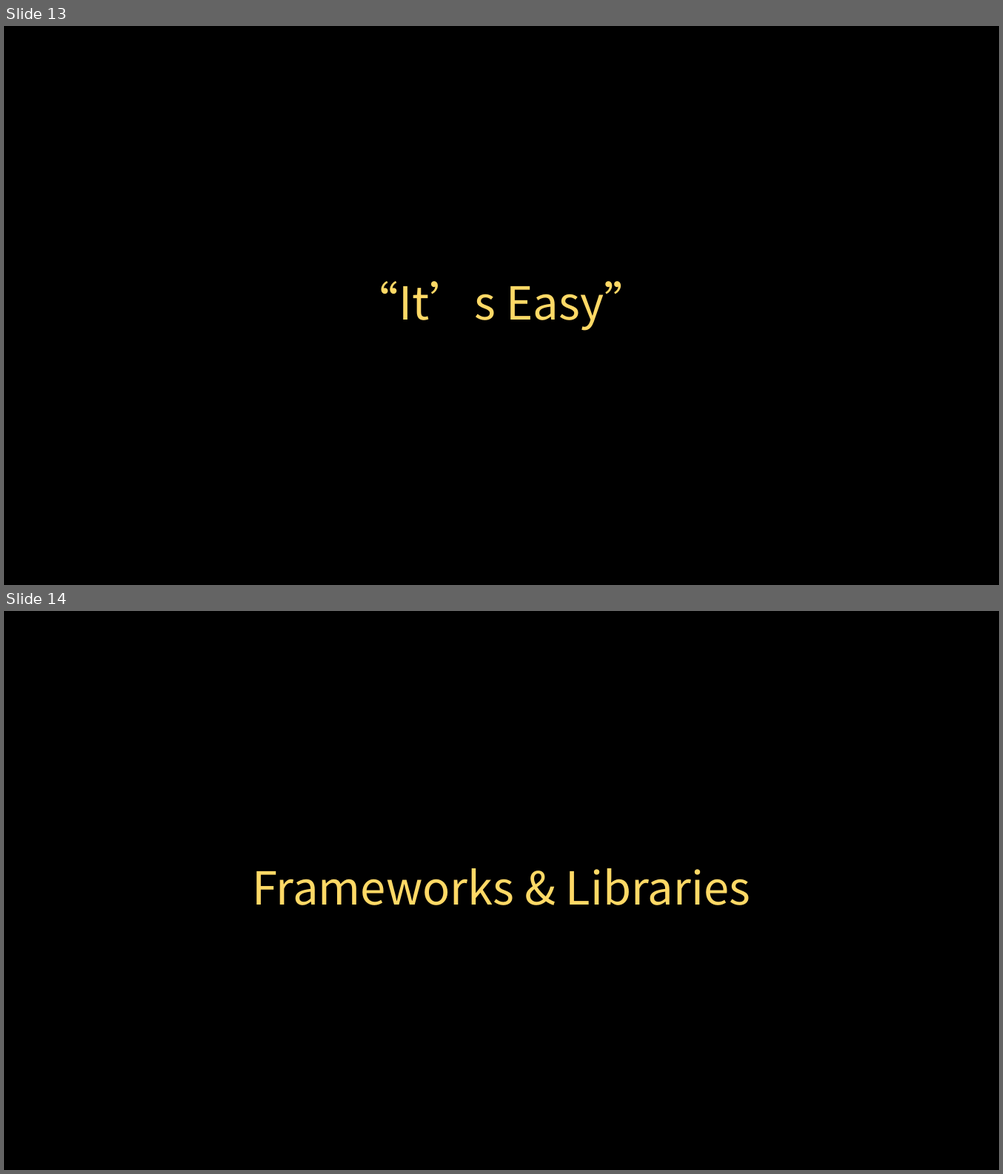
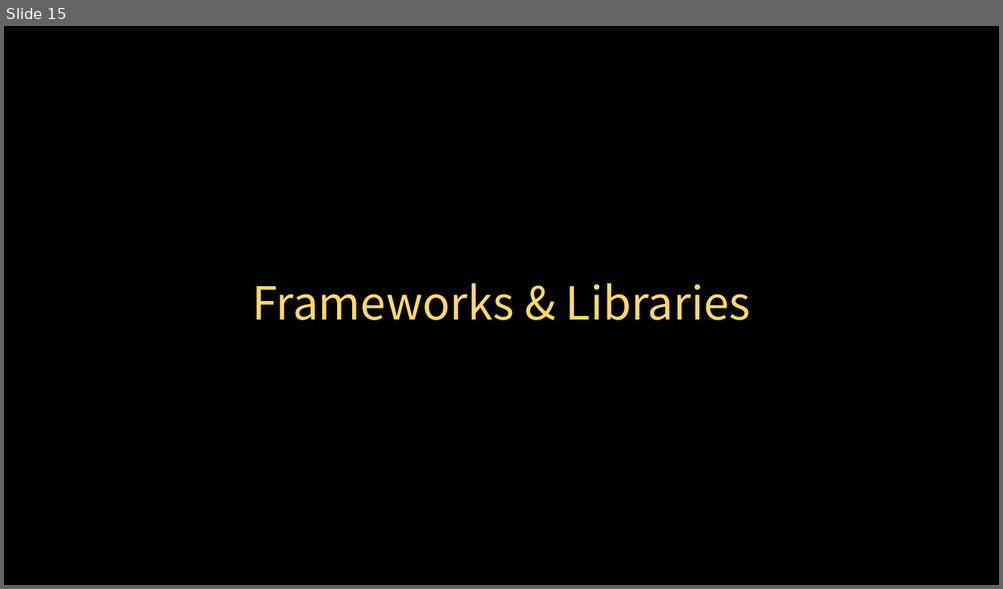
Before and after one commit to captray-zz/UNF-Camp-2016, a slide deck: JavaScript/JavaScript.pptx. Shown one above the other, each under a label of ours: slides 13 and 14 before the commit, slide 15 after it. The pictures are 1003x1174 and 1003x589 pixels, drawn with LibreOffice and Linux fonts; fonts in the diff are those of the drawing. Boxes give left, top, right and bottom in pixels: in the first picture for what was removed or moved away, otherwise in the second. Text is boxed around its words. In the diff, an @@ line names an element or a change of style, - is before the commit and + after.

```diff
--- a/JavaScript/JavaScript.pptx
+++ b/JavaScript/JavaScript.pptx
@@ slide 13 removed at (x1=4, y1=26, x2=999, y2=585), background #000000 @@
@@ title removed at (x1=353, y1=281, x2=649, y2=331) @@
-“It’s Easy”
@@ what was slide 14 is now slide 15 @@
```
Also in this commit, not shown: 2 slides changed, 3 slides added, 4 other files.
